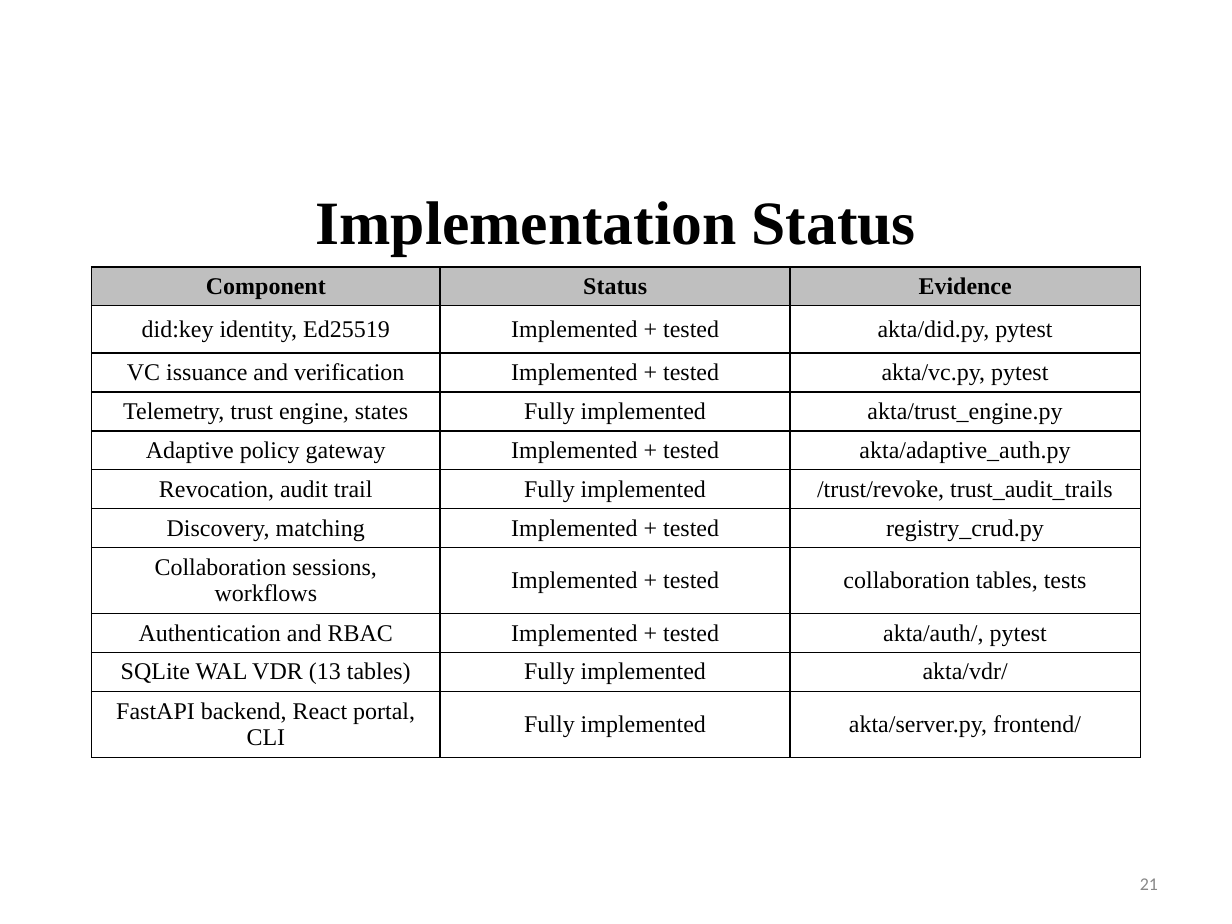
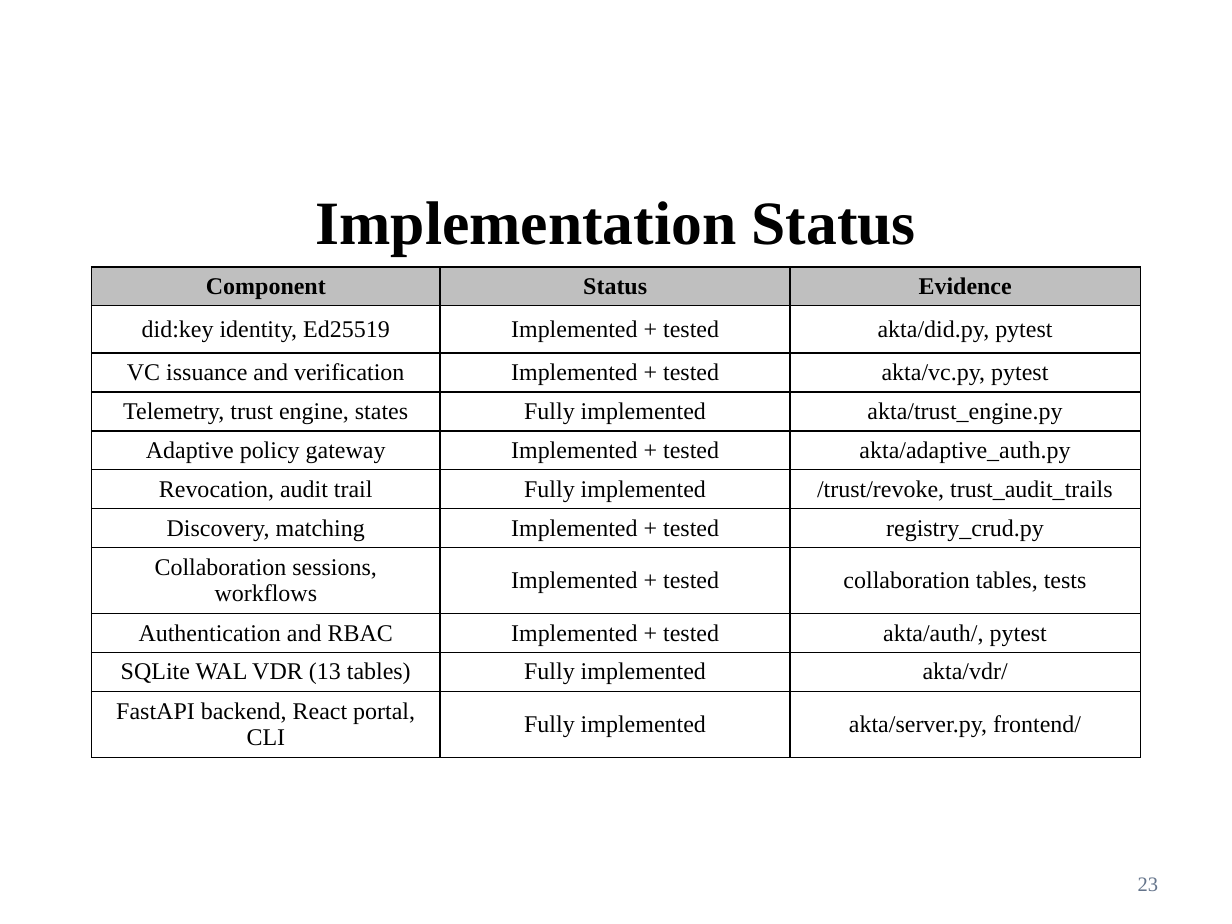
Before and after one commit to Manishpatil0608/trustchain-ai, a slide deck: slide 23 of TrustChain_AI_Phase_III_Final_Enhanced.pptx (slide 21 before the commit). Drawn at 1232x924 pixels with LibreOffice and Linux fonts; fonts in the diff are those of the drawing; background and template pictures are left out. Boxes give left, top, right and bottom in pixels: in the first picture for what was removed or moved away, otherwise in the second. Text is boxed around its words. In the diff, an @@ line names an element or a change of style, - is before the commit and + after.

```diff
--- a/TrustChain_AI_Phase_III_Final_Enhanced.pptx
+++ b/TrustChain_AI_Phase_III_Final_Enhanced.pptx
@@ text at <box>1138,877,1158,891</box>: text changed; size 10.5 to 12 pt; font Calibri to Times New Roman; text colour #888888 to #64748B @@
-21
+23
```
Also in this commit, not shown: 10 other slides changed, 2 slides added, 1 slide removed, 2 other files.
